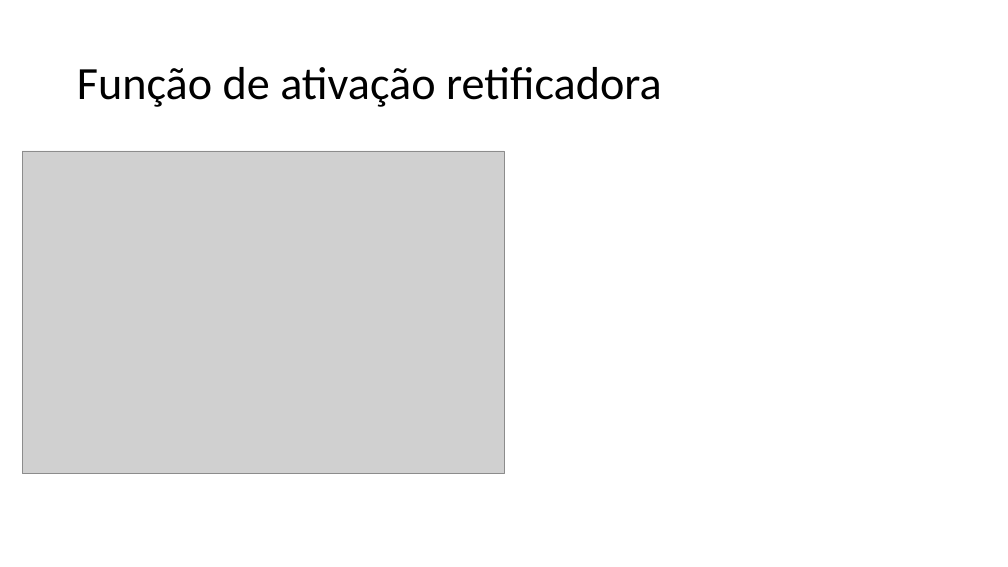
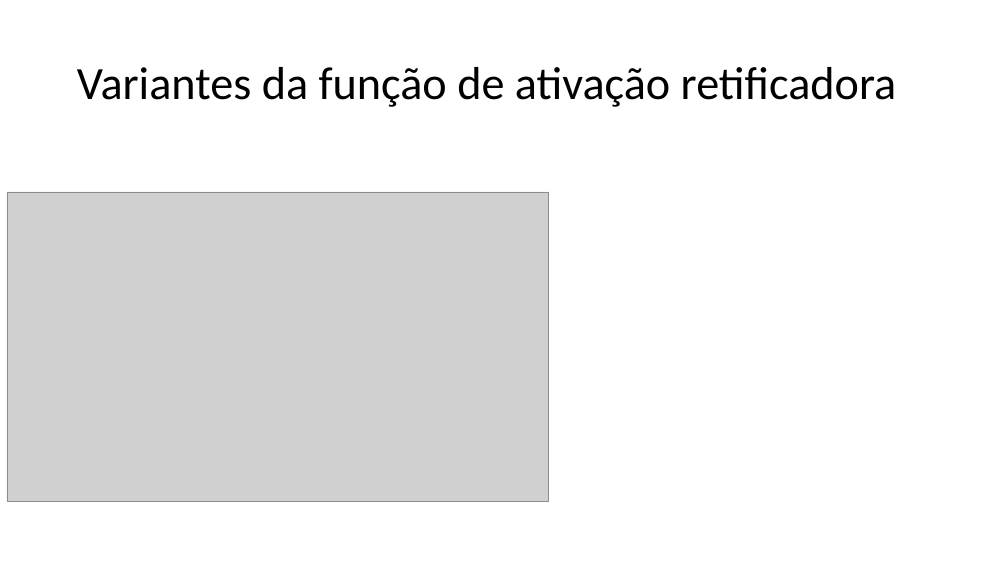
Before and after one commit to zz4fap/t320_aprendizado_de_maquina, a slide deck: slide 30 of slides/T320_Redes_Neurais_Artificiais (Parte II).pptx. Drawn at 1008x567 pixels with LibreOffice and Linux fonts; fonts in the diff are those of the drawing; grey boxes stand for pictures. Boxes give left, top, right and bottom in pixels: in the first picture for what was removed or moved away, otherwise in the second. Text is boxed around its words. In the diff, an @@ line names an element or a change of style, - is before the commit and + after.

```diff
--- a/slides/T320_Redes_Neurais_Artificiais (Parte II).pptx
+++ b/slides/T320_Redes_Neurais_Artificiais (Parte II).pptx
@@ title at [77, 67, 897, 107]: text changed @@
-Função de ativação retificadora
+Variantes da função de ativação retificadora
@@ picture: place and size @@
-picture at [22, 151, 504, 474]
+picture at [7, 192, 548, 502]
```
Also in this commit, not shown: 1 other slide changed, 1 other file.
